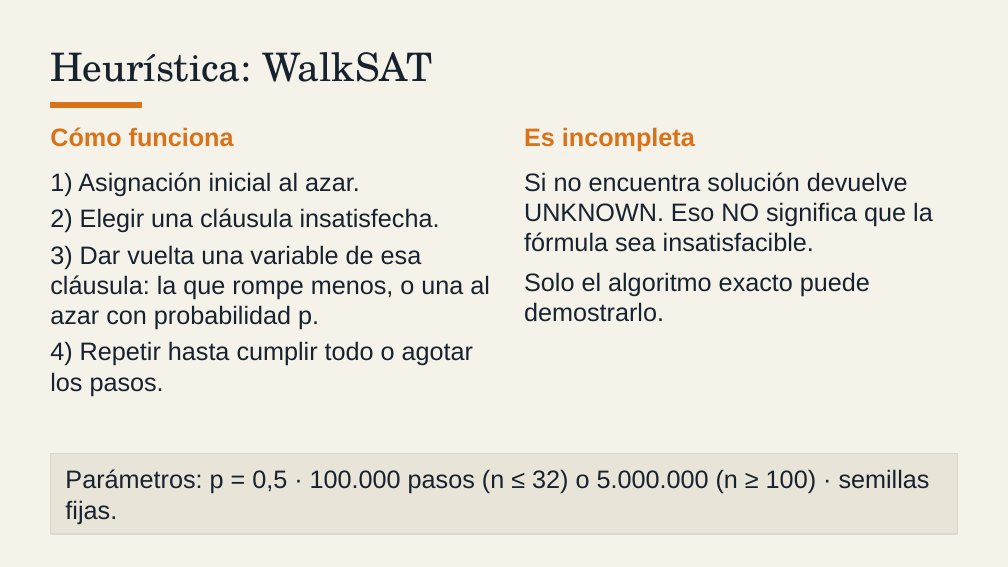
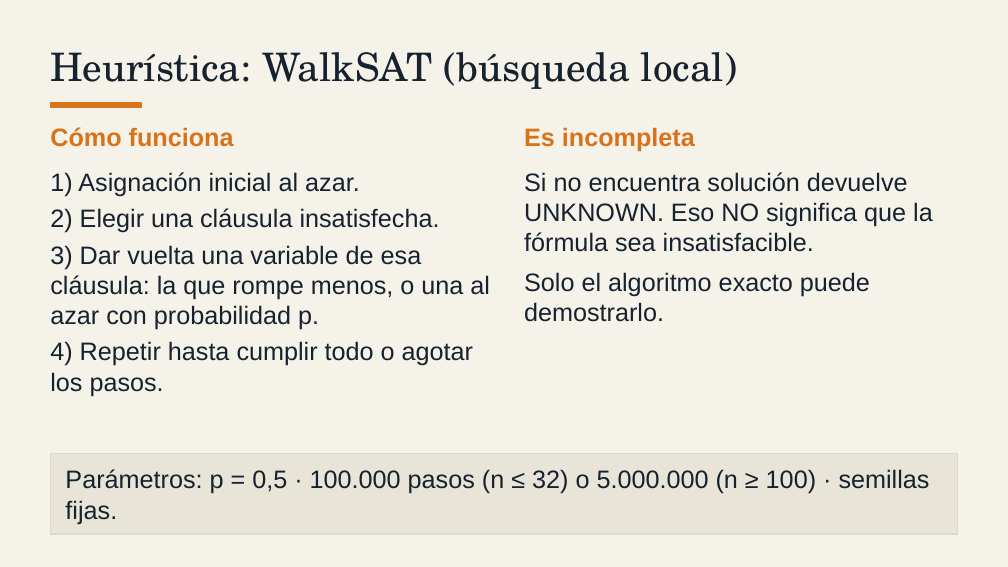
Before and after one commit to CamiloEscar/tp-sat, a slide deck: slide 6 of SAT_Presentacion.pptx. Drawn at 1008x567 pixels with LibreOffice and Linux fonts; fonts in the diff are those of the drawing. Boxes give left, top, right and bottom in pixels: in the first picture for what was removed or moved away, otherwise in the second. Text is boxed around its words. In the diff, an @@ line names an element or a change of style, - is before the commit and + after.

Commit message:
docs: reencuadrar el TP con SAT como problema y WalkSAT como heuristica
Portada, intro y diapositivas parten del problema (SAT, Cook-Levin) y luego
presentan fuerza bruta y WalkSAT (busqueda local). Guia de estudio con los 9
puntos reales de la consigna, CSV exacto en UTF-8 y ejemplo_horarios.py.

```diff
--- a/SAT_Presentacion.pptx
+++ b/SAT_Presentacion.pptx
@@ text at (x1=50, y1=52, x2=737, y2=89): text changed @@
-Heurística: WalkSAT
+Heurística: WalkSAT (búsqueda local)
```
Also in this commit, not shown: 2 other slides changed, 10 other files.
